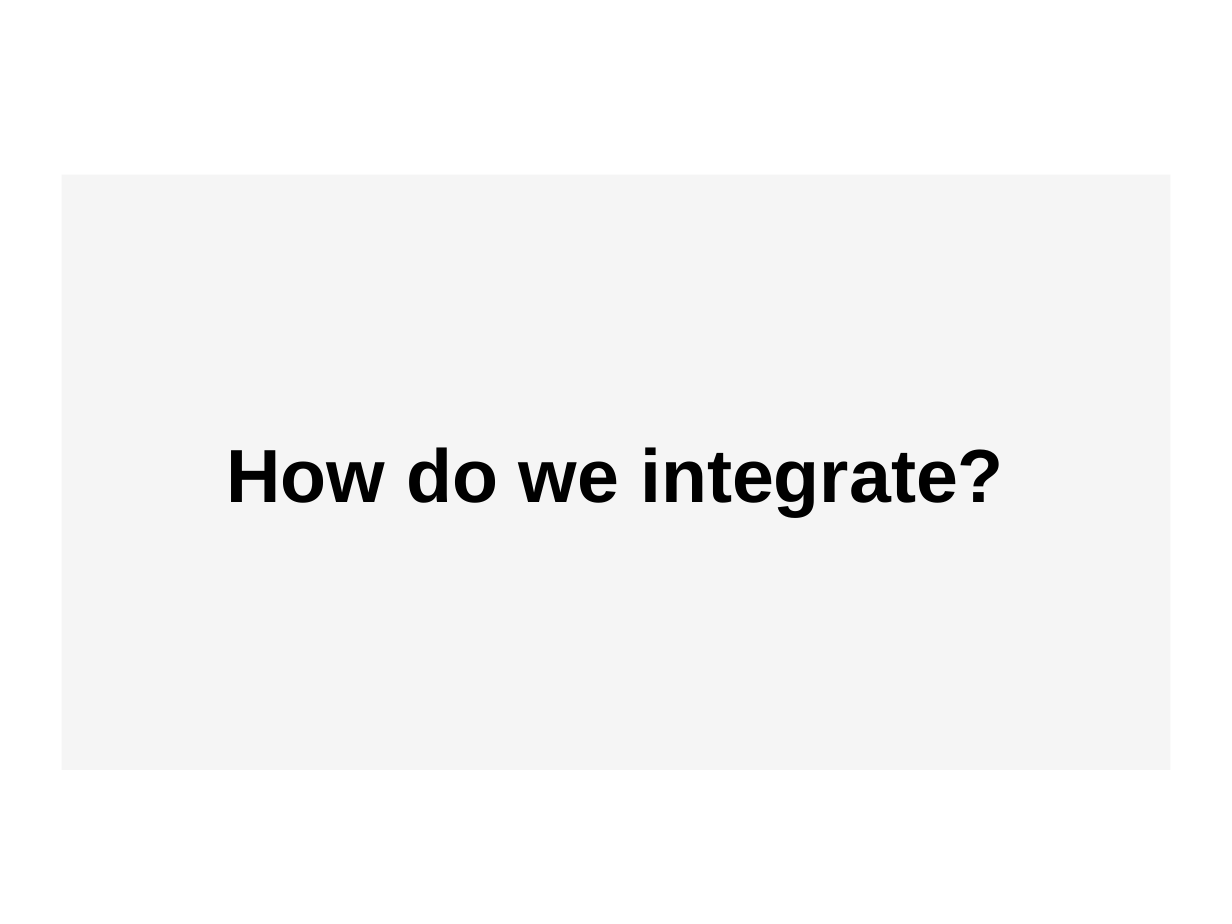
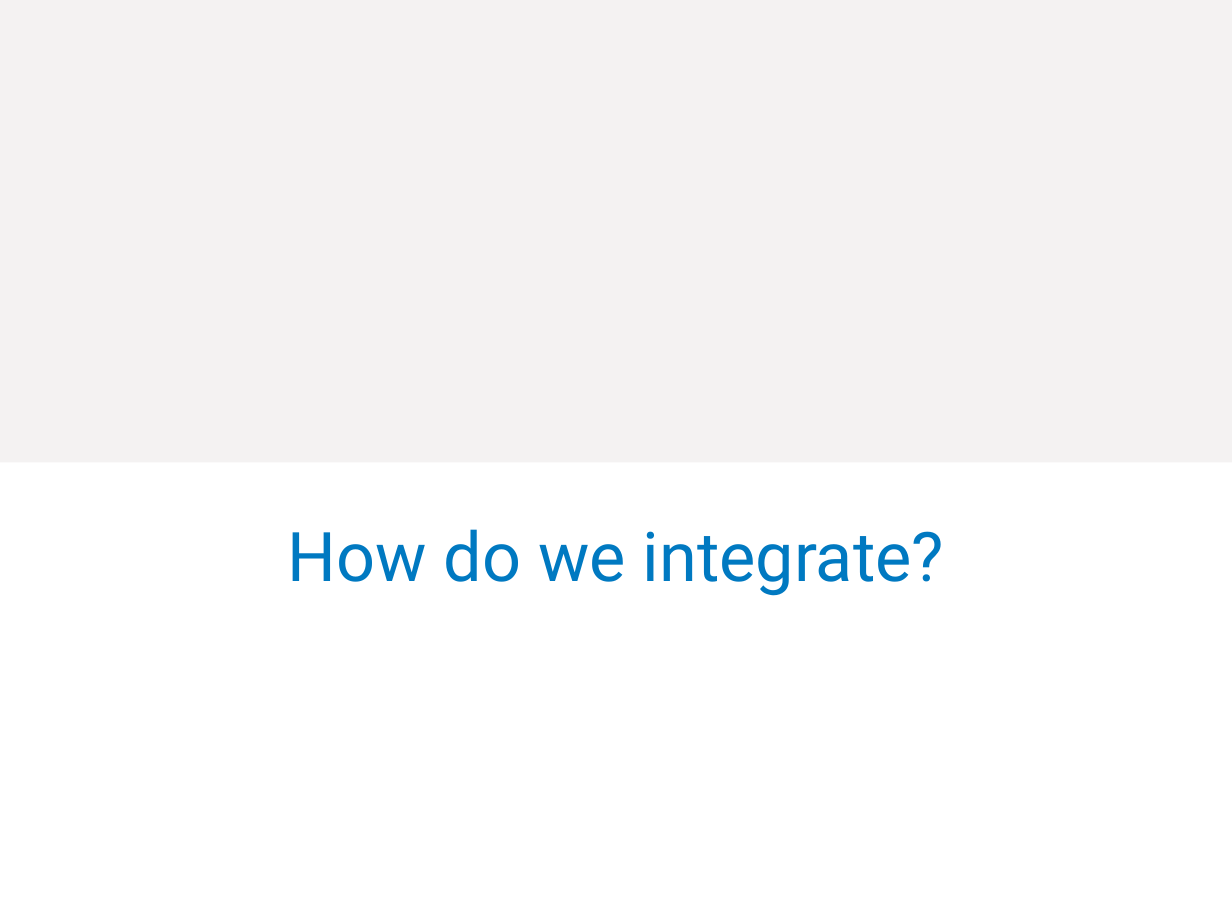
Before and after one commit to jbogard/presentations, a slide deck: slide 3 of KeepIntegrationSaneWithNServiceBus/Keeping Integration Sane with NServiceBus.pptx. Drawn at 1232x924 pixels with LibreOffice and Linux fonts; fonts in the diff are those of the drawing; background and template pictures are left out. Boxes give left, top, right and bottom in pixels: in the first picture for what was removed or moved away, otherwise in the second. Text is boxed around its words. In the diff, an @@ line names an element or a change of style, - is before the commit and + after.

```diff
--- a/KeepIntegrationSaneWithNServiceBus/Keeping Integration Sane with NServiceBus.pptx
+++ b/KeepIntegrationSaneWithNServiceBus/Keeping Integration Sane with NServiceBus.pptx
@@ background picture (left out) to #F4F2F2 @@
@@ title "How do we integrate?": place and size @@
-title "How do we integrate?" at (62, 175, 1170, 770)
+title "How do we integrate?" at (288, 529, 944, 596)
@@ title "How do we integrate?" at (288, 529, 944, 596): size 44 to 40 pt, font Arial to Roboto, text colour #000000 to #0079C1, bold off; fill #F2F2F2 at 75% opacity to none @@
@@ rectangle added at (0, 462, 1232, 924), fill #FFFFFF @@
```
Also in this commit, not shown: 4 other slides changed, 10 slides added, 4 slides removed, 4 other files.
